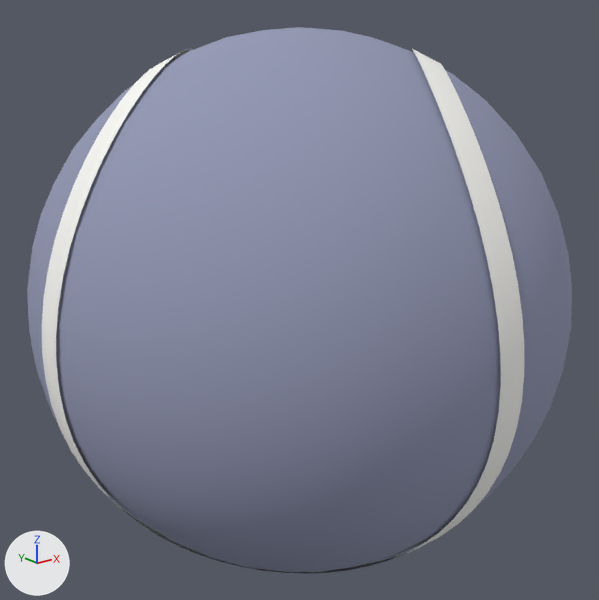
An edit to the glTF model public/sport-icons/tennis.glb, drawn before and after from the same camera.
Before and after are seen from a 50 mm camera at (-1.899, -2.372, 0.949) aimed at (-0.001, 0.001, 0.0). Lighting does not change. The marker at lower left points along +X, +Y and +Z. The first picture is the older version.

The first picture shows 'tennis'.
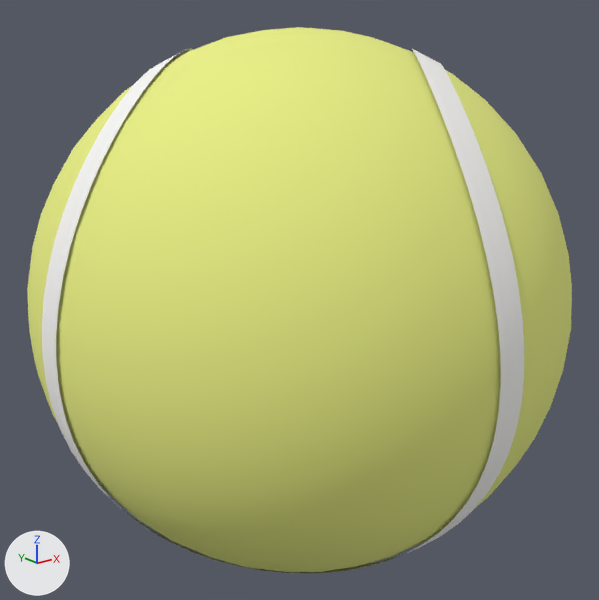
What differs and where, as boxes [x1, y1, x2, y2] in the pictures (599 x 600 px):
part 1 of me_tennis, recoloured (greyish blue to yellow)
    both: [27, 27, 572, 572]

The change in detail:
me_tennis has 882 vertices, 1520 faces and spans x -1.0..1.0, y -1.0..1.0, z -0.99..0.99.
me_tennis is used by ob_tennis; location (0.0, 0.0, 0.0).
me_tennis part 1: 1280 faces centred in x -0.98..0.98, y -0.98..0.98, z -0.98..0.98 are repainted in the vertex colours; the middle colour goes from greyish blue #9499b5 to yellow #ebf185.
